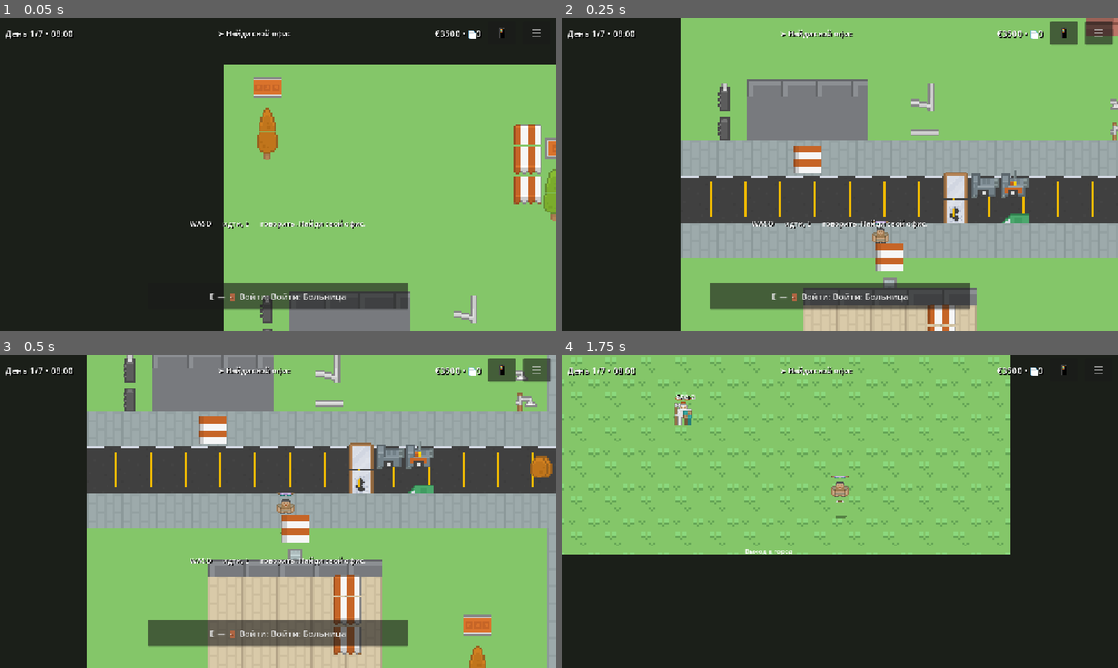
Above: before the commit, frames 1-4 (two rows, left to right).
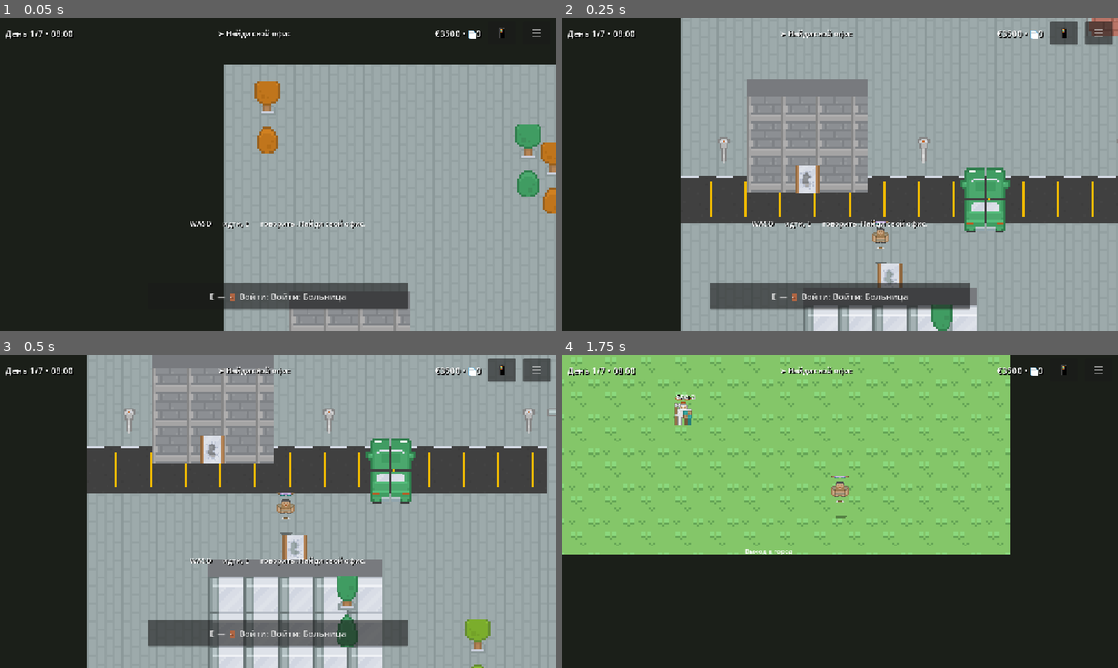
Above: after the commit, the same moments.

Repository: victor-osipov-dev/deputy
Game: Godot game, scene res://scenes/City.tscn
Two runs of this game, one before a commit and one after it. Both use one fixed random seed, a clock stepped at 60 frames per second and the inputs below.
Inputs (mouse positions are in pixels of both pictures, inside the frame that each line leads up to):
- Up to frame 1 (0.05 s): no input
- Up to frame 2 (0.25 s): no input
- Up to frame 3 (0.5 s): no input
- Up to frame 4 (1.75 s): move the mouse to (962, 495) at 0.52 s; hold D (move_right) 0.53-1.25 s; hold E (interact) 0.53-1.25 s; click (962, 495) at 0.67 s; drag from (728, 527) to (701, 426) at 1.27 s

The runs differ from the first frame. In frame 1, 48% of the frame differs, in the area x 40-100%, y 14-100%; in frame 2, 48%; in frame 3, 51%, in the area x 15-100%, y 0-100%; in frame 4, nothing differs.

Commit message:
Город: реалистичные индексы тайлов modern-city, ground-слой без y-sort, паркинг/зебра/фасады/двери/деревья/машины

Diff:
--- a/data/city.json
+++ b/data/city.json
@@ -6,7 +6,7 @@
     [0, 740, 2400, 110],
     [1140, 0, 110, 1600]
   ],
-  "plaza": [1080, 640, 260, 220],
+  "plaza": [1080, 640, 260, 100],
   "buildings": [
     {"id": "office", "name": "Офис депутата", "icon": "🏢", "x": 150, "y": 560, "w": 280, "h": 220, "color": [0.30, 0.34, 0.45], "door": [290, 800], "sign": "ОФИС"},
     {"id": "school", "name": "Школа", "icon": "🏫", "x": 930, "y": 150, "w": 440, "h": 270, "color": [0.55, 0.36, 0.22], "door": [1150, 435], "sign": "ШКОЛА"},
--- a/project.godot
+++ b/project.godot
@@ -75,7 +75,7 @@
 
 [rendering]
 
+textures/canvas_textures/default_texture_filter=0
 renderer/rendering_method="gl_compatibility"
 renderer/rendering_method.mobile="gl_compatibility"
-textures/canvas_textures/default_texture_filter=0
 textures/vram_compression/import_etc2_astc=true
--- a/scripts/world/city.gd
+++ b/scripts/world/city.gd
@@ -6,26 +6,27 @@
 
 var city := {}
 var district_rect := Rect2()
+var ground: Node2D
 var _rng := RandomNumberGenerator.new()
 
-# стиль зданий: стена (ctile modern), крыша (ctile modern), дверь-мозаика [col,row]
-# индексы проверены визуально по файлам
+# стиль зданий: [тайл стены, тайл крыши, колонка двери (строка 16)]
 const STYLE := {
-	"office": [14, 8, [29, 13]],
-	"school": [1, 1, [29, 13]],
-	"city_hall": [123, 21, [31, 13]],
-	"hospital": [745, 8, [29, 13]],
-	"news": [8, 14, [31, 13]],
+	"office": [227, 47, 30],
+	"school": [223, 39, 29],
+	"city_hall": [231, 51, 29],
+	"hospital": [235, 47, 30],
+	"news": [239, 55, 29],
 }
 # индексы modern-city (row*37+col)
-const T_GRASS := 669
-const T_DIRT := 677
+const T_GRASS := 889
+const T_DIRT := 892
 const T_SIDE := 740
 const T_TAN := 745
 const T_ASPH := 750
 const T_EDGE := 749
 const T_YEL := 752
-const T_CROSS := 714
+const T_CROSS := 824
+const T_DOOR_ROW := 16
 
 
 func build_map() -> void:
@@ -35,21 +36,24 @@
 	city = _load_json("res://data/city.json")
 	var W: float = city.get("size", [2400, 1600])[0]
 	var H: float = city.get("size", [2400, 1600])[1]
-	add_child(Tex.tiled(Tex.tile_big(0, PX), Rect2(0, 0, W, H)))
+	ground = Node2D.new()
+	ground.y_sort_enabled = false
+	add_child(ground)
+	ground.add_child(Tex.tiled(Tex.mc_big(T_SIDE, PX), Rect2(0, 0, W, H)))
+	var pk: Dictionary = city.get("park", {})
+	ground.add_child(Tex.tiled(Tex.mc_big(T_GRASS, PX), Rect2(pk.get("x", 1650), pk.get("y", 120), pk.get("w", 600), pk.get("h", 260))))
 	_walls(W, H)
 	for r in city.get("roads", []):
 		_road(Rect2(r[0], r[1], r[2], r[3]))
 	var pl: Array = city.get("plaza", [1080, 640, 260, 220])
-	add_child(Tex.tiled(Tex.ctile_big(T_TAN, PX), Rect2(pl[0], pl[1], pl[2], pl[3])))
+	ground.add_child(Tex.tiled(Tex.mc_big(T_TAN, PX), Rect2(pl[0], pl[1], pl[2], pl[3])))
 	_crosswalk(Vector2(pl[0] + pl[2] * 0.5, 740), Vector2(pl[0] + pl[2] * 0.5, 850))
 	_label("⛲ ПЛОЩАДЬ", Vector2(pl[0] + 30, pl[1] + 10), 20)
-	_bench(Vector2(pl[0] + 40, pl[1] + 140))
-	_bench(Vector2(pl[0] + pl[2] - 230, pl[1] + 140))
+	_bench(Vector2(pl[0] + 40, pl[1] + 40))
+	_bench(Vector2(pl[0] + pl[2] - 230, pl[1] + 40))
 	var dd: Dictionary = city.get("district", {})
 	district_rect = Rect2(dd.get("x", 1900), dd.get("y", 560), dd.get("w", 460), dd.get("h", 560))
-	add_child(Tex.tiled(Tex.tile_big(13, PX), Rect2(district_rect.position.x, district_rect.position.y + 200, district_rect.size.x, 220)))
 	_label("🏠 " + str(dd.get("name", "Район")), Vector2(district_rect.position.x + 120, district_rect.position.y + 10), 20)
-	var pk: Dictionary = city.get("park", {})
 	_label("🌳 " + str(pk.get("label", "ПУСТЫРЬ")), Vector2(pk.get("x", 1650) + 200, pk.get("y", 120) + 10), 20)
 	_bench(Vector2(1750, 300))
 	for b in city.get("buildings", []):
@@ -61,16 +65,16 @@
 	for s in city.get("bus_stops", []):
 		_bus_stop(s)
 	_dropbox(Vector2(2100, 950))
-	_dropbox(Vector2(1230, 470))
+	_dropbox(Vector2(1340, 470))
 	_lamps_row(Vector2(100, 720), 5, 460.0)
 	_lamps_row(Vector2(1120, 100), 4, 340.0)
 	_car(Vector2(700, 795), 0)
 	_car(Vector2(1500, 795), 2)
 	_car(Vector2(1185, 1150), 1)
-	_prop_mc(14, 14, Vector2(1450, 700), 3.0) # гидрант
-	_prop_mc(15, 17, Vector2(1900, 860), 3.0) # конус
-	_prop_mc(13, 15, Vector2(2290, 660), 3.0) # ящик у депо
-	_prop_mc(13, 18, Vector2(2150, 1010), 3.0) # клумба
+	_prop_mc(30, 14, Vector2(1450, 700), 4.0) # ящик
+	_prop_mc(35, 24, Vector2(1900, 860), 4.0) # барьер
+	_prop_mc(25, 14, Vector2(2290, 660), 4.0) # коробка у депо
+	_prop_mc(29, 14, Vector2(2150, 1010), 4.0) # коробка
 	_spawn_npcs()
 	_spawn_ambient()
 
@@ -124,28 +128,28 @@
 
 ## Дорога: асфальт + жёлтая середина + тротуары по бокам.
 func _road(r: Rect2) -> void:
-	add_child(Tex.tiled(Tex.ctile_big(T_ASPH, PX), r))
+	ground.add_child(Tex.tiled(Tex.mc_big(T_ASPH, PX), r))
 	if r.size.x >= r.size.y:
 		var mid := r.position.y + r.size.y * 0.5 - PX * 0.5
-		add_child(Tex.tiled(Tex.ctile_big(T_YEL, PX), Rect2(r.position.x, mid, r.size.x, PX)))
-		add_child(Tex.tiled(Tex.ctile_big(T_SIDE, PX), Rect2(r.position.x, r.position.y - PX, r.size.x, PX)))
-		add_child(Tex.tiled(Tex.ctile_big(T_SIDE, PX), Rect2(r.position.x, r.position.y + r.size.y, r.size.x, PX)))
+		ground.add_child(Tex.tiled(Tex.mc_big(T_YEL, PX), Rect2(r.position.x, mid, r.size.x, PX)))
+		ground.add_child(Tex.tiled(Tex.mc_big(T_SIDE, PX), Rect2(r.position.x, r.position.y - PX, r.size.x, PX)))
+		ground.add_child(Tex.tiled(Tex.mc_big(T_SIDE, PX), Rect2(r.position.x, r.position.y + r.size.y, r.size.x, PX)))
 	else:
 		var mid := r.position.x + r.size.x * 0.5 - PX * 0.5
-		add_child(Tex.tiled(Tex.ctile_big(T_YEL, PX), Rect2(mid, r.position.y, PX, r.size.y)))
-		add_child(Tex.tiled(Tex.ctile_big(T_SIDE, PX), Rect2(r.position.x - PX, r.position.y, PX, r.size.y)))
-		add_child(Tex.tiled(Tex.ctile_big(T_SIDE, PX), Rect2(r.position.x + r.size.x, r.position.y, PX, r.size.y)))
+		ground.add_child(Tex.tiled(Tex.mc_big(T_YEL, PX), Rect2(mid, r.position.y, PX, r.size.y)))
+		ground.add_child(Tex.tiled(Tex.mc_big(T_SIDE, PX), Rect2(r.position.x - PX, r.position.y, PX, r.size.y)))
+		ground.add_child(Tex.tiled(Tex.mc_big(T_SIDE, PX), Rect2(r.position.x + r.size.x, r.position.y, PX, r.size.y)))
 
 
 ## Зебра между двумя точками (вертикальная полоса).
 func _crosswalk(a: Vector2, b: Vector2) -> void:
-	var w := T_EDGE
+	var w := T_CROSS
 	var x := (a.x + b.x) * 0.5 - PX * 0.5
 	var y0 := minf(a.y, b.y)
 	var y1 := maxf(a.y, b.y)
 	var y := y0
 	while y < y1:
-		add_child(Tex.tiled(Tex.ctile_big(w, PX), Rect2(x, y, PX, PX)))
+		ground.add_child(Tex.tiled(Tex.mc_big(w, PX), Rect2(x, y, PX, PX)))
 		y += PX
 
 
@@ -159,24 +163,24 @@
 
 func _building(b: Dictionary) -> void:
 	var r := Rect2(b["x"], b["y"], b["w"], b["h"])
-	var st: Array = STYLE.get(str(b.get("id", "")), [156, 8, [31, 13]])
-	add_child(Tex.tiled(Tex.ctile_big(st[0], PX), r))
+	var st: Array = STYLE.get(str(b.get("id", "")), [227, 43, 30])
+	add_child(Tex.tiled(Tex.mc_big(st[0], PX), r))
 	_solid_body(r)
-	add_child(Tex.tiled(Tex.ctile_big(st[1], PX), Rect2(r.position.x, r.position.y - 40, r.size.x, 64)))
+	add_child(Tex.tiled(Tex.mc_big(st[1], PX), Rect2(r.position.x, r.position.y - 40, r.size.x, 64)))
 	_label("%s %s" % [str(b.get("icon", "")), str(b.get("sign", ""))], Vector2(r.position.x + 20, r.position.y - 44), 22)
 	var d: Array = b.get("door", [r.position.x + r.size.x * 0.5, r.position.y + r.size.y])
-	_door(Vector2(d[0], d[1]), str(b["id"]), "Войти: %s" % str(b.get("name", "")), st[2])
+	_door(Vector2(d[0], d[1]), str(b["id"]), "Войти: %s" % str(b.get("name", "")), int(st[2]))
 
 
 func _house(r: Rect2) -> void:
-	add_child(Tex.tiled(Tex.ctile_big(745, PX), r))
+	add_child(Tex.tiled(Tex.mc_big(227, PX), r))
 	_solid_body(r)
-	add_child(Tex.tiled(Tex.ctile_big(1, PX), Rect2(r.position.x, r.position.y - 30, r.size.x, 48)))
-
-
-func _door(pos: Vector2, loc: String, label: String, dcell: Array) -> void:
-	var look := _mosaic(dcell[0], dcell[1], 1, 2, 4.0)
-	look.position = pos + Vector2(0, -62)
+	add_child(Tex.tiled(Tex.mc_big(43, PX), Rect2(r.position.x, r.position.y - 30, r.size.x, 48)))
+
+
+func _door(pos: Vector2, loc: String, label: String, dcol: int) -> void:
+	var look := _mosaic(dcol, T_DOOR_ROW, 1, 1, 4.0)
+	look.position = pos + Vector2(0, -50)
 	add_child(look)
 	var a := Area2D.new()
 	a.position = pos
@@ -193,29 +197,29 @@
 
 
 func _tree(pos: Vector2) -> void:
-	var kinds := [29, 30, 31, 32, 33]
-	var s := _mosaic(kinds[_rng.randi() % kinds.size()], 9, 1, 3, 4.0)
+	var kinds := [31, 32, 33, 34, 35, 36]
+	var s := _mosaic(kinds[_rng.randi() % kinds.size()], 12, 1, 2, 5.0)
 	s.position = pos + Vector2(0, -80)
 	add_child(s)
 
 
 func _lamps_row(pos: Vector2, n: int, step: float) -> void:
-	var cells := [[0, 14], [6, 14], [10, 16]]
 	for i in n:
-		var c: Array = cells[i % cells.size()]
-		var s := _mosaic(c[0], c[1], 1, 3, 4.0)
-		s.position = pos + Vector2(i * step, -90)
+		var s := _mosaic(19, 13, 1, 1, 4.0)
+		s.position = pos + Vector2(i * step, -40)
 		add_child(s)
 
 
 func _car(pos: Vector2, v: int) -> void:
-	var s := _mosaic(30, 15 + v * 2, 3, 2, 4.0)
+	var cells := [[31, 18], [33, 18], [31, 22], [33, 22]]
+	var c: Array = cells[v % cells.size()]
+	var s := _mosaic(c[0], c[1], 2, 2, 5.0)
 	s.position = pos
 	add_child(s)
 
 
 func _bench(pos: Vector2) -> void:
-	var s := _mosaic(32, 13, 3, 1, 4.0)
+	var s := _mosaic(35, 23, 2, 1, 4.0)
 	s.position = pos
 	add_child(s)
 
@@ -248,7 +252,7 @@
 
 
 func _dropbox(pos: Vector2) -> void:
-	_prop_mc(32, 12, pos + Vector2(0, -20), 4.0)
+	_prop_mc(30, 14, pos + Vector2(0, -20), 4.0)
 	var a := Area2D.new()
 	a.position = pos
 	a.add_to_group("interact")
--- a/scripts/world/tex.gd
+++ b/scripts/world/tex.gd
@@ -61,6 +61,21 @@
 	a.atlas = MC
 	a.region = Rect2(col * MC_PITCH, row * MC_PITCH, w * 16 + (w - 1), h * 16 + (h - 1))
 	return a
+
+
+## Один тайл modern-city по индексу (row*37+col), увеличенный до px пикселей.
+static func mc_big(i: int, px: int) -> ImageTexture:
+	var k := "mcb%dx%d" % [i, px]
+	if _cache.has(k):
+		return _cache[k] as ImageTexture
+	var img := MC.get_image()
+	var col := i % MC_COLS
+	var row := i / MC_COLS
+	var t := img.get_region(Rect2(col * MC_PITCH, row * MC_PITCH, 16, 16))
+	t.resize(px, px, Image.INTERPOLATE_NEAREST)
+	var it := ImageTexture.create_from_image(t)
+	_cache[k] = it
+	return it
 
 
 ## Прямоугольник из атласа персонажей (координаты листа).
